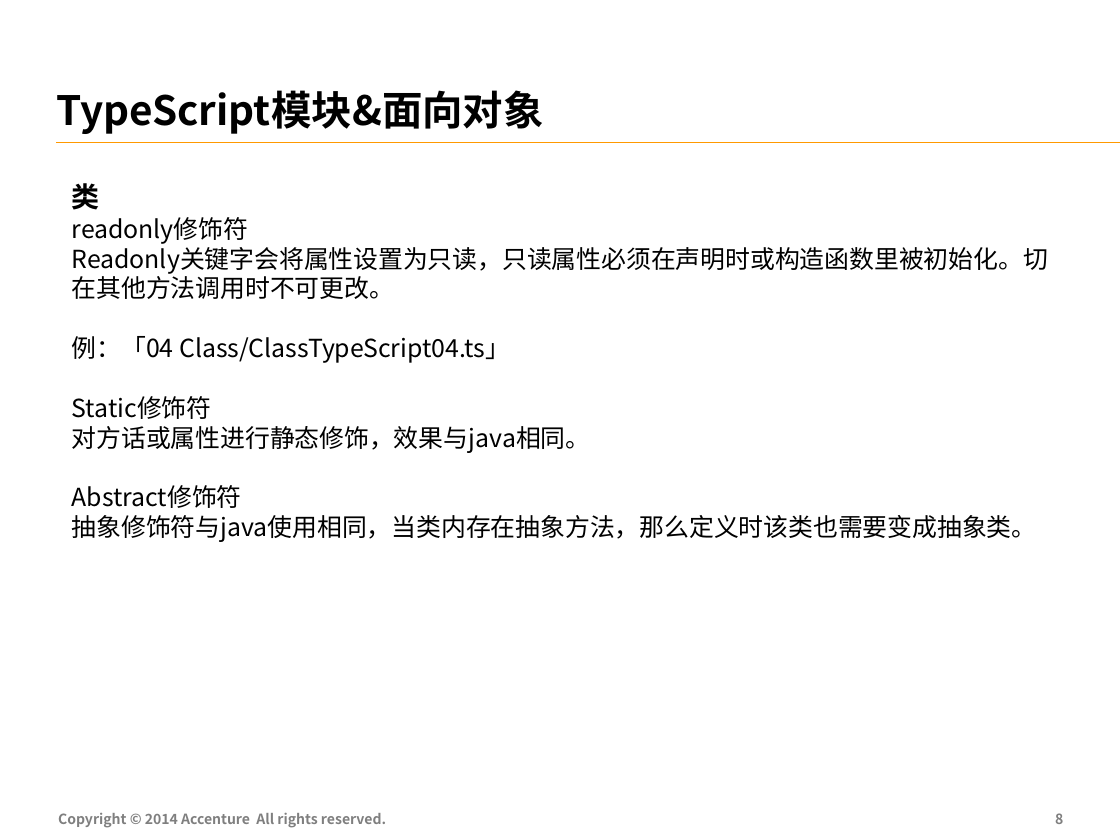
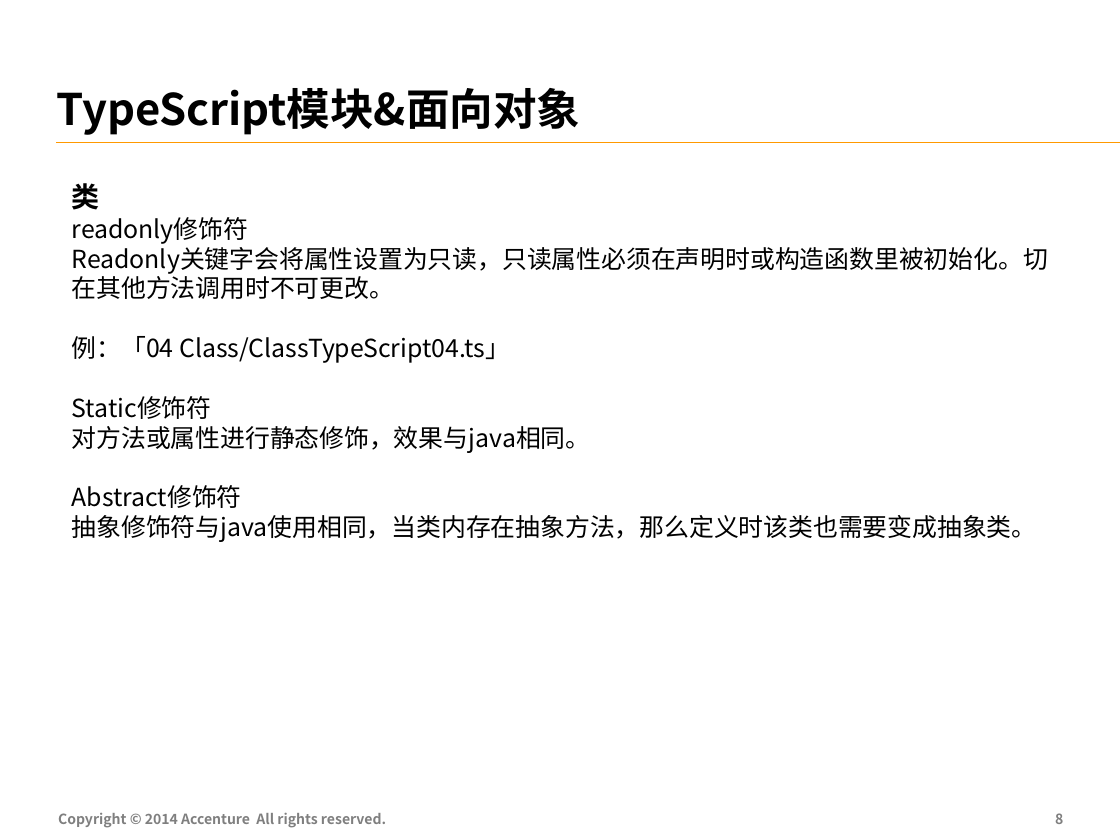
Before and after one commit to FS-Angular-Interest-Group/AngularTraining, a slide deck: slide 9 of PPT/02-Accenture-FS-Angular-TypeScript.pptx. Drawn at 1120x840 pixels with LibreOffice and Linux fonts; fonts in the diff are those of the drawing. Boxes give left, top, right and bottom in pixels: in the first picture for what was removed or moved away, otherwise in the second. Text is boxed around its words. In the diff, an @@ line names an element or a change of style, - is before the commit and + after.

```diff
--- a/PPT/02-Accenture-FS-Angular-TypeScript.pptx
+++ b/PPT/02-Accenture-FS-Angular-TypeScript.pptx
@@ text "TypeScript模块&面向对象" at (x1=56, y1=88, x2=580, y2=135): size 26 to 28 pt @@
@@ text at (x1=72, y1=426, x2=591, y2=453): text changed @@
-对方话或属性进行静态修饰，效果与java相同。
+对方法或属性进行静态修饰，效果与java相同。
```
Also in this commit, not shown: 11 other slides changed.
